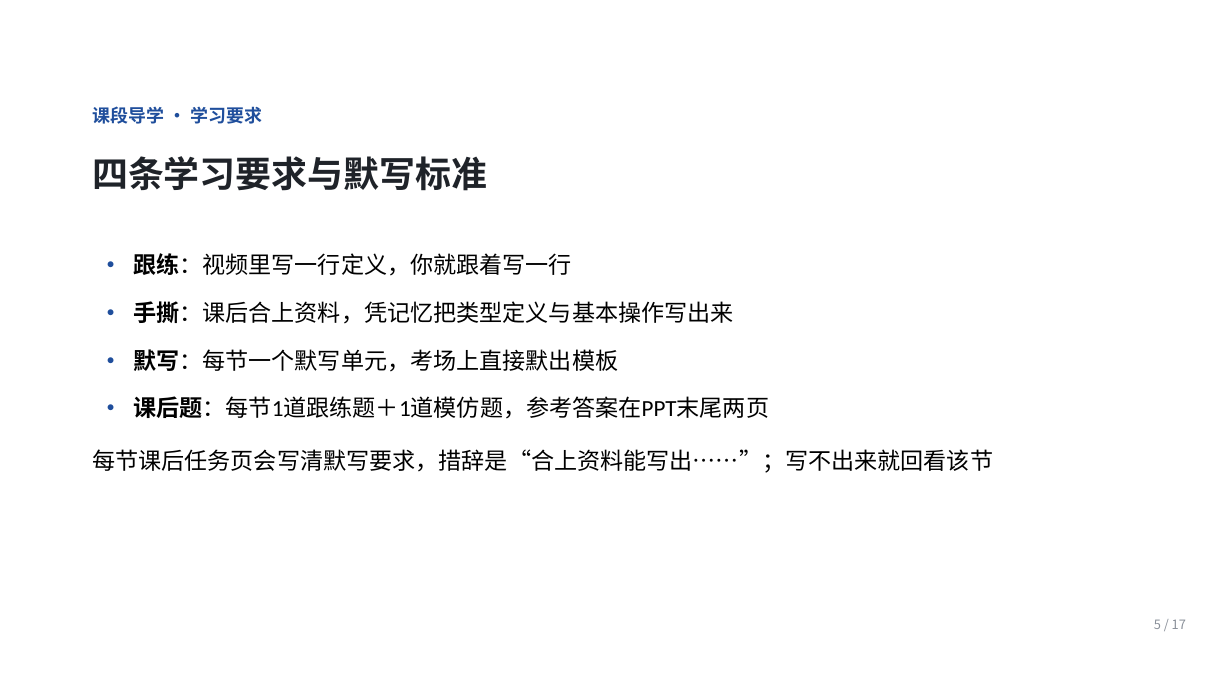
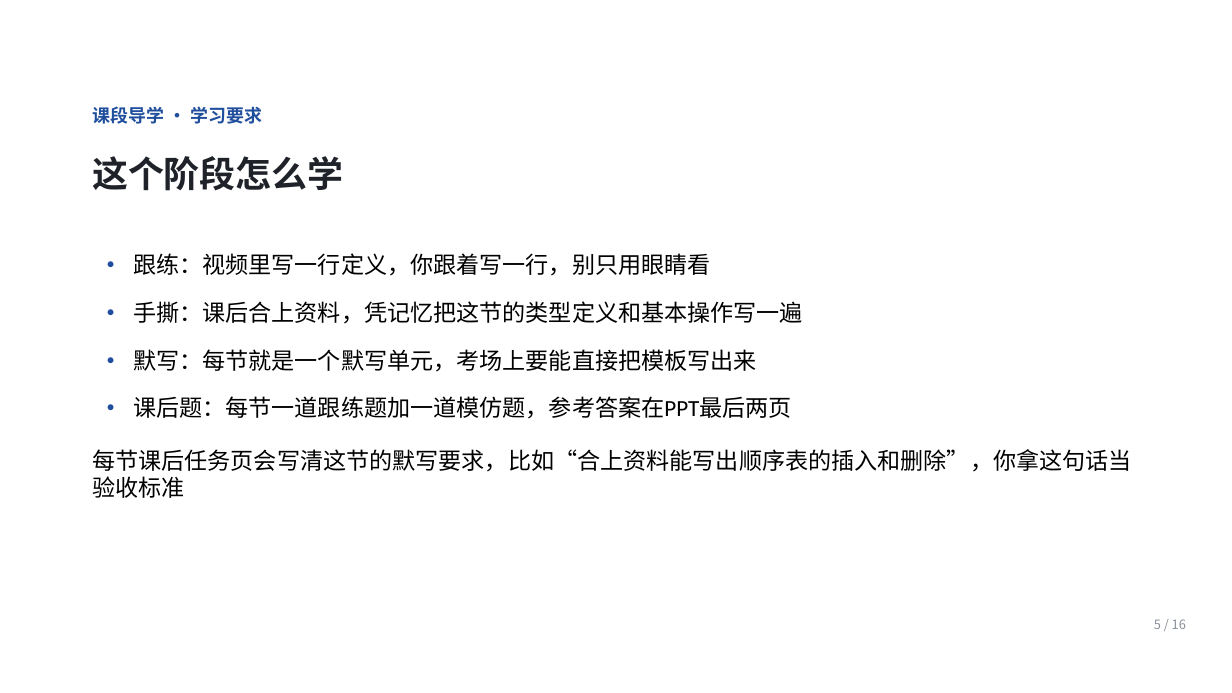
Before and after one commit to Ctrl1CandV/SpecialtyCourses, a slide deck: slide 5 of 课件/C2/C2-A-01/C2-A-01.pptx. Drawn at 1232x693 pixels with LibreOffice and Linux fonts; fonts in the diff are those of the drawing; background and template pictures are left out. Boxes give left, top, right and bottom in pixels: in the first picture for what was removed or moved away, otherwise in the second. Text is boxed around its words. In the diff, an @@ line names an element or a change of style, - is before the commit and + after.

```diff
--- a/课件/C2/C2-A-01/C2-A-01.pptx
+++ b/课件/C2/C2-A-01/C2-A-01.pptx
@@ text at (x1=92, y1=156, x2=343, y2=191): text changed @@
-四条学习要求与默写标准
+这个阶段怎么学
@@ text at (x1=133, y1=253, x2=711, y2=276): text changed @@
-• 跟练：视频里写一行定义，你就跟着写一行
+• 跟练：视频里写一行定义，你跟着写一行，别只用眼睛看
@@ text at (x1=133, y1=301, x2=803, y2=324): text changed @@
-• 手撕：课后合上资料，凭记忆把类型定义与基本操作写出来
+• 手撕：课后合上资料，凭记忆把这节的类型定义和基本操作写一遍
@@ text at (x1=133, y1=349, x2=757, y2=372): text changed @@
-• 默写：每节一个默写单元，考场上直接默出模板
+• 默写：每节就是一个默写单元，考场上要能直接把模板写出来
@@ text at (x1=133, y1=396, x2=792, y2=419): text changed @@
-• 课后题：每节1道跟练题＋1道模仿题，参考答案在PPT末尾两页
+• 课后题：每节一道跟练题加一道模仿题，参考答案在PPT最后两页
@@ text at (x1=92, y1=449, x2=1132, y2=498): text changed @@
-每节课后任务页会写清默写要求，措辞是“合上资料能写出……”；写不出来就回看该节
+每节课后任务页会写清这节的默写要求，比如“合上资料能写出顺序表的插入和删除”，你拿这句话当验收标准
@@ text at (x1=1154, y1=619, x2=1186, y2=629): text changed @@
-5 / 17
+5 / 16
```
Also in this commit, not shown: 9 other slides changed, 6 slides added, 7 slides removed, 5 other files.
